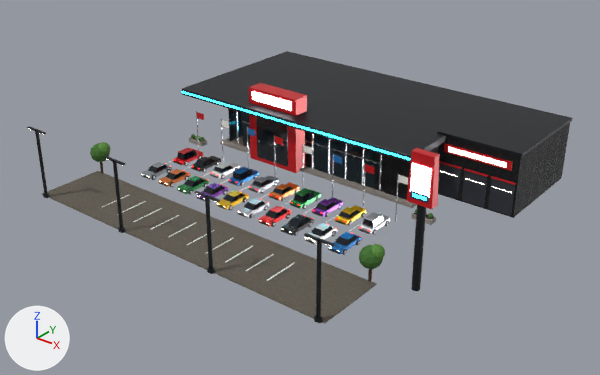
A saved change to the glTF model 12 Assets/Blender/export/OT_Dealership_A.glb.
One viewpoint serves both versions: a 50 mm camera at (69.1, -99.4, 52.0) aimed at (3.7, -17.6, 1.3). Every picture has the same lights, and +X, +Y and +Z are marked at lower left. The picture after the commit comes second. Where no turn or scale is listed for an object, it has been applied to the vertices. Vertices at exactly the same position are counted once.
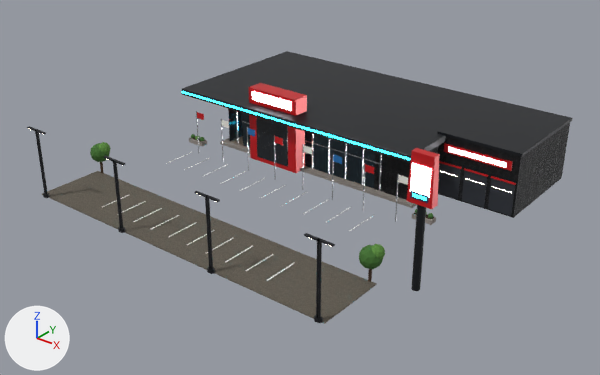
What changed in the scene script:
```text
Change me_ot_dealership_a_car1f6db0__1f6db0:
    remove me_ot_dealership_a_car1f6db0__1f6db0.from_pydata(...)  # 72 vertices, 108 faces; spans x -6.5..18.1, y -27.8..-0.6, z 0.4..2.4
    add me_ot_dealership_a_car1f6db0__1f6db0.from_pydata(...)  # 24 vertices, 36 faces; spans x -4.2..0.2, y -5.4..-0.6, z 0.9..2.4
    me_ot_dealership_a_car1f6db0__1f6db0 part 1: 6 loose pieces with 48 vertices, spanning x -6.5..18.1, y -27.8..-16.6, z 0.4..2.0, are deleted
Change me_ot_dealership_a_card0181e__d0181e:
    remove me_ot_dealership_a_card0181e__d0181e.from_pydata(...)  # 72 vertices, 108 faces; spans x -17.9..6.7, y -27.8..-1.2, z 0.4..2.1
    add me_ot_dealership_a_card0181e__d0181e.from_pydata(...)  # 24 vertices, 36 faces; spans x -12.4..-7.5, y -4.8..-1.2, z 0.9..2.1
    me_ot_dealership_a_card0181e__d0181e part 2: 6 loose pieces with 48 vertices, spanning x -17.9..6.7, y -27.8..-16.6, z 0.4..2.0, are deleted
Change me_ot_dealership_a_care8b81e__e8b81e:
    remove me_ot_dealership_a_care8b81e__e8b81e.from_pydata(...)  # 72 vertices, 108 faces; spans x -2.7..14.3, y -27.8..-0.5, z 0.4..2.1
    add me_ot_dealership_a_care8b81e__e8b81e.from_pydata(...)  # 24 vertices, 36 faces; spans x 4.5..7.5, y -5.4..-0.5, z 0.9..2.1
    me_ot_dealership_a_care8b81e__e8b81e part 3: 6 loose pieces with 48 vertices, spanning x -2.7..14.3, y -27.8..-16.7, z 0.4..1.6, are deleted
Change me_ot_dealership_a_carglass__141c24:
    remove me_ot_dealership_a_carglass__141c24.from_pydata(...)  # 184 vertices, 276 faces; spans x -17.8..18.0, y -26.6..-1.7, z 1.0..2.4
    add me_ot_dealership_a_carglass__141c24.from_pydata(...)  # 24 vertices, 36 faces; spans x -11.7..7.0, y -4.7..-1.7, z 1.5..2.4
    me_ot_dealership_a_carglass__141c24 part 4: 20 loose pieces with 160 vertices, spanning x -17.8..18.0, y -26.6..-18.0, z 1.0..1.9, are deleted
Change me_ot_dealership_a_cartrim__121212:
    remove me_ot_dealership_a_cartrim__121212.from_pydata(...)  # 736 vertices, 1104 faces; spans x -18.0..18.2, y -27.8..-0.6, z 0.5..1.6
    add me_ot_dealership_a_cartrim__121212.from_pydata(...)  # 96 vertices, 144 faces; spans x -12.4..7.2, y -5.4..-0.6, z 0.9..1.6
    me_ot_dealership_a_cartrim__121212 part 5: 80 loose pieces with 640 vertices, spanning x -18.0..18.2, y -27.8..-16.7, z 0.5..1.1, are deleted
Change me_ot_dealership_a_headlight__fff6e0:
    remove me_ot_dealership_a_headlight__fff6e0.from_pydata(...)  # 368 vertices, 552 faces; spans x -17.8..18.0, y -27.8..-0.6, z 0.7..1.4
    add me_ot_dealership_a_headlight__fff6e0.from_pydata(...)  # 48 vertices, 72 faces; spans x -8.3..7.4, y -2.8..-0.6, z 1.2..1.4
    me_ot_dealership_a_headlight__fff6e0 part 6: 40 loose pieces with 320 vertices, spanning x -17.8..18.0, y -27.8..-16.7, z 0.7..0.9, are deleted
Change me_ot_dealership_a_rim__c9ccd1:
    remove me_ot_dealership_a_rim__c9ccd1.from_pydata(...)  # 1840 vertices, 3312 faces; spans x -18.1..18.3, y -27.2..-1.0, z 0.2..1.2
    add me_ot_dealership_a_rim__c9ccd1.from_pydata(...)  # 240 vertices, 432 faces; spans x -12.0..7.5, y -5.0..-1.0, z 0.7..1.2
    me_ot_dealership_a_rim__c9ccd1 part 7: 80 loose pieces with 1600 vertices, spanning x -18.1..18.3, y -27.2..-17.3, z 0.2..0.7, are deleted
Change me_ot_dealership_a_taillight__ff2020:
    remove me_ot_dealership_a_taillight__ff2020.from_pydata(...)  # 368 vertices, 552 faces; spans x -17.8..18.0, y -23.3..-3.2, z 0.8..1.4
    add me_ot_dealership_a_taillight__ff2020.from_pydata(...)  # 48 vertices, 72 faces; spans x -12.4..6.2, y -5.4..-3.2, z 1.3..1.4
    me_ot_dealership_a_taillight__ff2020 part 8: 40 loose pieces with 320 vertices, spanning x -17.8..18.0, y -23.3..-21.2, z 0.8..0.9, are deleted
Change me_ot_dealership_a_tire__151515:
    remove me_ot_dealership_a_tire__151515.from_pydata(...)  # 2944 vertices, 5520 faces; spans x -18.0..18.2, y -27.3..-1.0, z 0.1..1.3
    add me_ot_dealership_a_tire__151515.from_pydata(...)  # 384 vertices, 720 faces; spans x -12.1..7.5, y -5.0..-1.0, z 0.6..1.3
    me_ot_dealership_a_tire__151515 part 9: 80 loose pieces with 2560 vertices, spanning x -18.0..18.2, y -27.3..-17.2, z 0.1..0.8, are deleted
Remove ob_ot_dealership_a_car1a1a1a__1a1a1a:
    ob_ot_dealership_a_car1a1a1a__1a1a1a = bpy.data.objects.new('OT_Dealership_A_Car1a1a1a__1a1a1a', me_ot_dealership_a_car1a1a1a__1a1a1a)
Remove ob_ot_dealership_a_car2f8a4a__2f8a4a:
    ob_ot_dealership_a_car2f8a4a__2f8a4a = bpy.data.objects.new('OT_Dealership_A_Car2f8a4a__2f8a4a', me_ot_dealership_a_car2f8a4a__2f8a4a)
Remove ob_ot_dealership_a_car7a3a9e__7a3a9e:
    ob_ot_dealership_a_car7a3a9e__7a3a9e = bpy.data.objects.new('OT_Dealership_A_Car7a3a9e__7a3a9e', me_ot_dealership_a_car7a3a9e__7a3a9e)
Remove ob_ot_dealership_a_car9aa0a6__9aa0a6:
    ob_ot_dealership_a_car9aa0a6__9aa0a6 = bpy.data.objects.new('OT_Dealership_A_Car9aa0a6__9aa0a6', me_ot_dealership_a_car9aa0a6__9aa0a6)
Remove ob_ot_dealership_a_carc9ccd1__c9ccd1:
    ob_ot_dealership_a_carc9ccd1__c9ccd1 = bpy.data.objects.new('OT_Dealership_A_Carc9ccd1__c9ccd1', me_ot_dealership_a_carc9ccd1__c9ccd1)
Remove ob_ot_dealership_a_care07a3a__e07a3a:
    ob_ot_dealership_a_care07a3a__e07a3a = bpy.data.objects.new('OT_Dealership_A_Care07a3a__e07a3a', me_ot_dealership_a_care07a3a__e07a3a)
Remove ob_ot_dealership_a_carf0f0ee__f0f0ee:
    ob_ot_dealership_a_carf0f0ee__f0f0ee = bpy.data.objects.new('OT_Dealership_A_Carf0f0ee__f0f0ee', me_ot_dealership_a_carf0f0ee__f0f0ee)
```

Boxes (x1, y1, x2, y2) around the edits, measured in the pictures (600 x 375 px):
'OT_Dealership_A_CarGlass__141c24', reshaped (not visible afterwards)
    before: (148, 150, 384, 246)
'OT_Dealership_A_Carc9ccd1__c9ccd1', deleted
    before: (237, 198, 390, 234)
'OT_Dealership_A_Car1f6db0__1f6db0', reshaped (not visible afterwards)
    before: (229, 167, 362, 255)
'OT_Dealership_A_Care8b81e__e8b81e', reshaped (not visible afterwards)
    before: (216, 190, 366, 225)
'OT_Dealership_A_Car2f8a4a__2f8a4a', deleted
    before: (177, 176, 321, 209)
'OT_Dealership_A_Car1a1a1a__1a1a1a', deleted
    before: (191, 156, 314, 235)
'OT_Dealership_A_Card0181e__d0181e', reshaped (not visible afterwards)
    before: (173, 148, 291, 227)
'OT_Dealership_A_Care07a3a__e07a3a', deleted
    before: (159, 169, 300, 201)
'OT_Dealership_A_Tire__151515', reshaped (not visible afterwards)
    before: (152, 155, 389, 255)
'OT_Dealership_A_Car9aa0a6__9aa0a6', deleted
    before: (141, 162, 279, 193)
'OT_Dealership_A_Carf0f0ee__f0f0ee', deleted
    before: (210, 162, 337, 245)
'OT_Dealership_A_Car7a3a9e__7a3a9e', deleted
    before: (197, 183, 343, 217)
'OT_Dealership_A_CarTrim__121212', reshaped (not visible afterwards)
    before: (142, 155, 384, 253)
'OT_Dealership_A_Rim__c9ccd1', reshaped (not visible afterwards)
    before: (153, 156, 388, 254)
'OT_Dealership_A_TailLight__ff2020', reshaped (not visible afterwards)
    before: (174, 159, 370, 237)
'OT_Dealership_A_HeadLight__fff6e0', reshaped (not visible afterwards)
    before: (141, 174, 340, 252)
